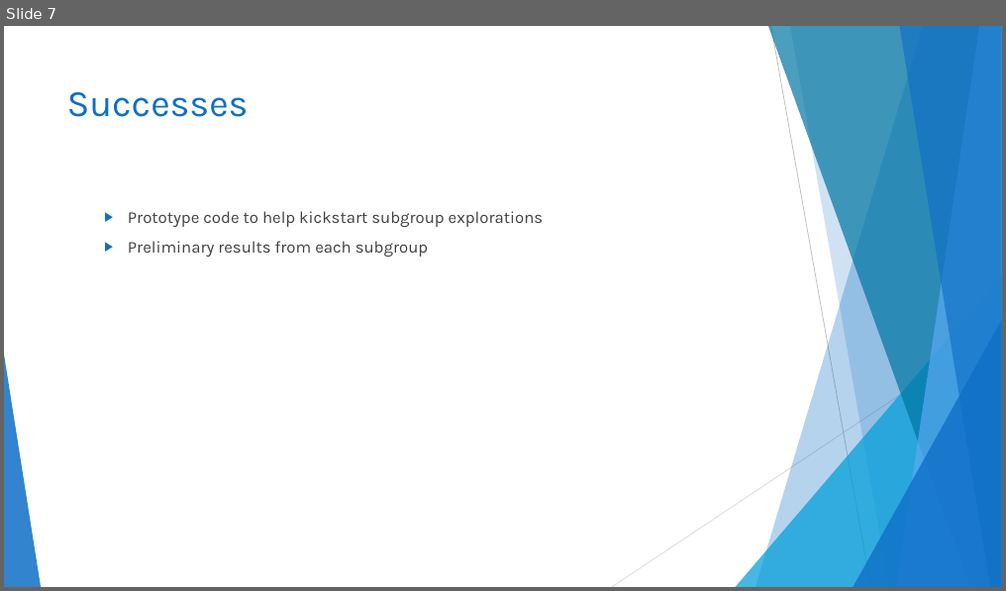
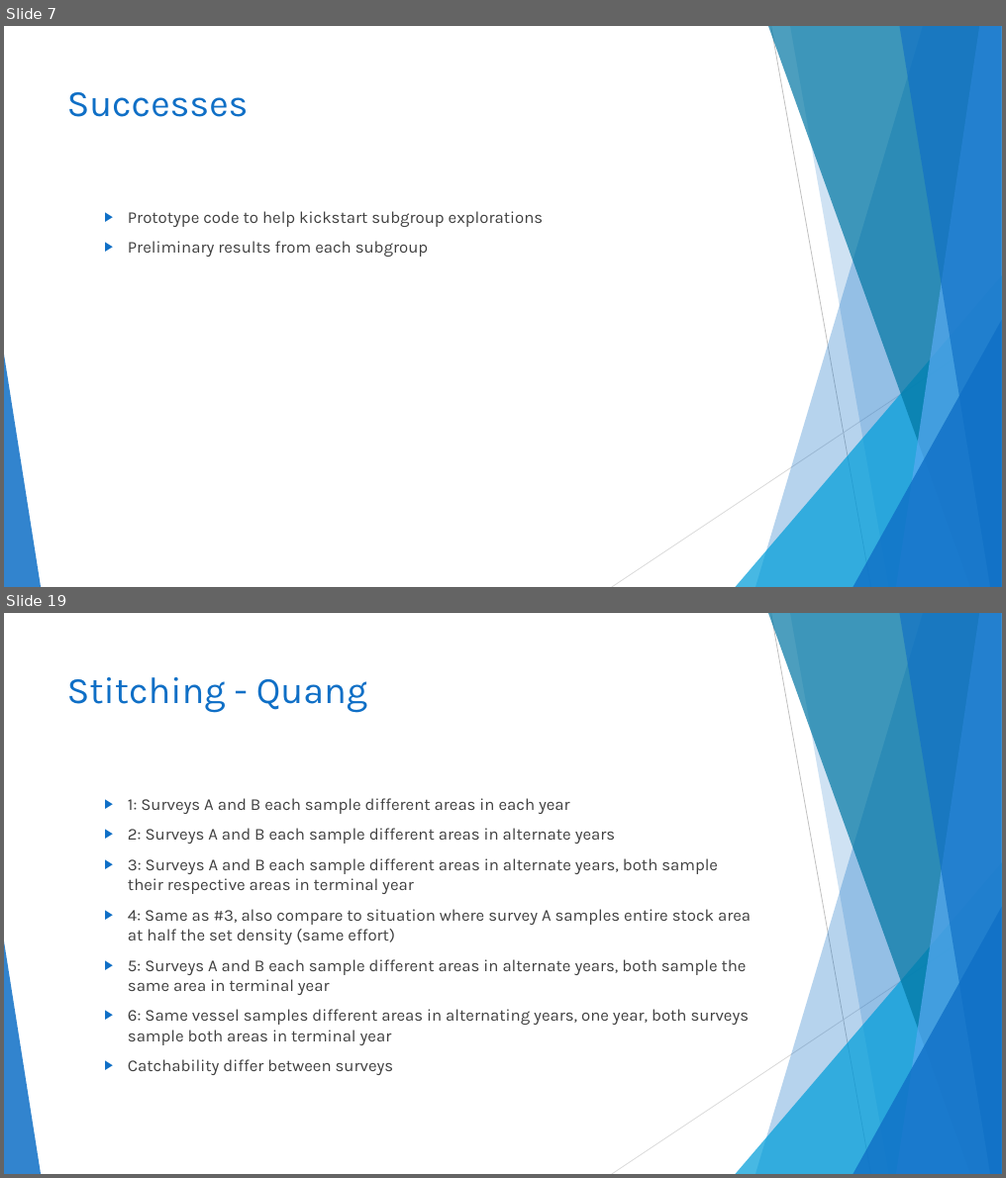
Before and after one commit to TESA-workshops/sim-geostat-survey, a slide deck: report/sim-geostat-survey-report.pptx. Shown one above the other, each under a label of ours: slide 7 before the commit, slides 7 and 19 after it; the slides between them are not shown. The pictures are 1006x591 and 1006x1178 pixels, drawn with LibreOffice and Linux fonts; fonts in the diff are those of the drawing. Boxes give left, top, right and bottom in pixels: in the first picture for what was removed or moved away, otherwise in the second. Text is boxed around its words. In the diff, an @@ line names an element or a change of style, - is before the commit and + after.

```diff
--- a/report/sim-geostat-survey-report.pptx
+++ b/report/sim-geostat-survey-report.pptx
@@ slide 19 added at [4, 613, 1002, 1174], background #FFFFFF; not listed: 10 template elements that a slide beside it also shows @@
@@ title added at [67, 677, 367, 713], 36 pt, text #0F6FC6 @@
+Stitching - Quang
@@ text added at [128, 798, 750, 1075], 16 pt, text #404040 @@
+  ▶ 1: Surveys A and B each sample different areas in each year
+  ▶ 2: Surveys A and B each sample different areas in alternate years
+  ▶ 3: Surveys A and B each sample different areas in alternate years, both sample their respective areas in terminal year
+  ▶ 4: Same as #3, also compare to situation where survey A samples entire stock area at half the set density (same effort)
+  ▶ 5: Surveys A and B each sample different areas in alternate years, both sample the same area in terminal year
+  ▶ 6: Same vessel samples different areas in alternating years, one year, both surveys sample both areas in terminal year
+  ▶ Catchability differ between surveys
```
Also in this commit, not shown: 2 slides changed, 16 other slides added, 2 slides removed, 1 other file.
